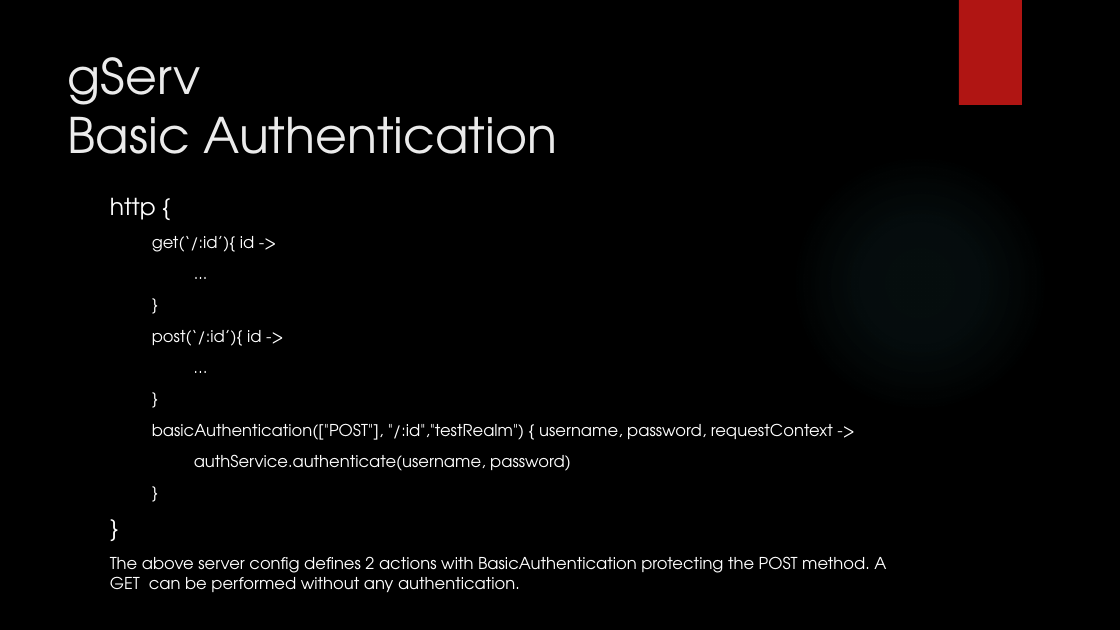
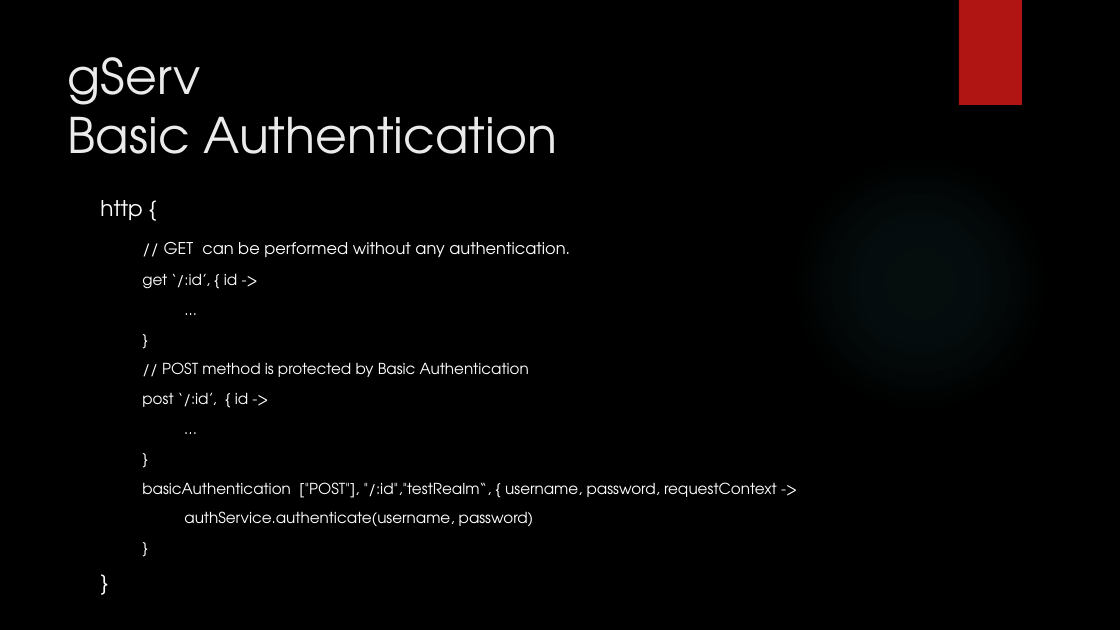
Before and after one commit to javaConductor/gserv, a slide deck: slide 19 of gServ.pptx. Drawn at 1120x630 pixels with LibreOffice and Linux fonts; fonts in the diff are those of the drawing; background and template pictures are left out. Boxes give left, top, right and bottom in pixels: in the first picture for what was removed or moved away, otherwise in the second. Text is boxed around its words. In the diff, an @@ line names an element or a change of style, - is before the commit and + after.

```diff
--- a/gServ.pptx
+++ b/gServ.pptx
@@ text "http {" moved from (x1=110, y1=197, x2=886, y2=592) to (x1=100, y1=200, x2=777, y2=526) @@
@@ text at (x1=100, y1=200, x2=534, y2=526): size 20 to 18.5 pt in "http {", "}"; size 14 to 12.9 pt in "...", "}", "…", "}" and 2 more places @@
@@ text at (x1=142, y1=242, x2=570, y2=289): text changed; size 14 to 13.9 pt @@
-get(‘/:id’){ id ->
+// GET can be performed without any authentication.
+get ‘/:id’, { id ->
@@ text at (x1=142, y1=362, x2=529, y2=407): text changed; size 14 to 12.9 pt @@
-post(‘/:id’){ id ->
+// POST method is protected by Basic Authentication
+post ‘/:id’, { id ->
@@ text at (x1=142, y1=482, x2=777, y2=498): text changed; size 14 to 12.9 pt @@
-basicAuthentication(["POST"], "/:id","testRealm") { username, password, requestContext ->
+basicAuthentication ["POST"], "/:id","testRealm“, { username, password, requestContext ->
@@ text at (x1=110, y1=556, x2=886, y2=592): paragraph removed @@
-The above server config defines 2 actions with BasicAuthentication protecting the POST method. A GET can be performed without any authentication.
```
Also in this commit, not shown: 14 other slides changed, 2 slides added, 2 slides removed, 40 other files.
